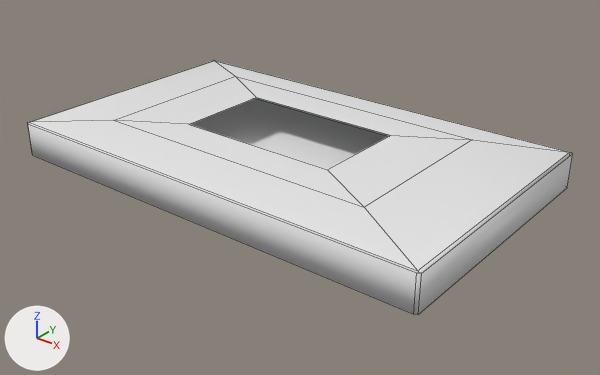
A saved change to the FBX model Assets/Meshes/Lightswitch.fbx.
The view is the same before and after, from a camera (50 mm lens) standing at (0.1753, -0.2124, 0.1184) and looking at (0.0076, -0.0027, -0.0115). Every picture has the same lights, and +X, +Y and +Z are marked at lower left. Mesh edges are drawn as thin lines. Where no turn or scale is listed for an object, it has been applied to the vertices.

Names of what the first picture shows: 'lightswitch'.
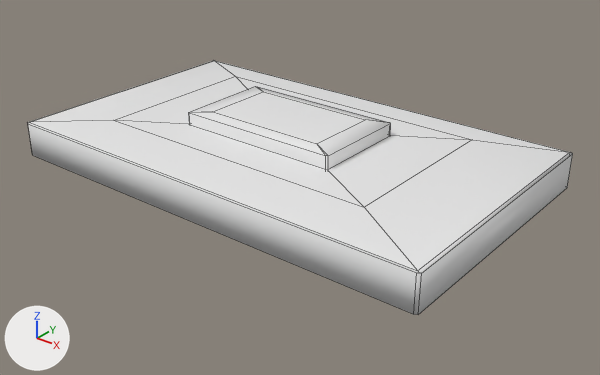
Location of each change, (x1, y1, x2, y2) in pixels of the pictures (600 x 375 px):
'switch', added
    after: (189, 86, 391, 170)

Diff of the bpy script that builds the scene:
```diff
--- a/Assets/Meshes/Lightswitch.fbx.py
+++ b/Assets/Meshes/Lightswitch.fbx.py
@@ me_cube_003 @@
+me_cube_003.from_pydata(...)  # 20 vertices, 17 faces; spans x -0.0313..0.0313, y -0.0184..0.0184, z 0.0026..0.0132
+me_cube_003.materials.append(mat_atlas)  # white #e7e7e7
@@ ob_switch @@
+ob_switch = bpy.data.objects.new('switch', me_cube_003)
+ob_switch.location = (0.0, 0.0, 0.0)
```
